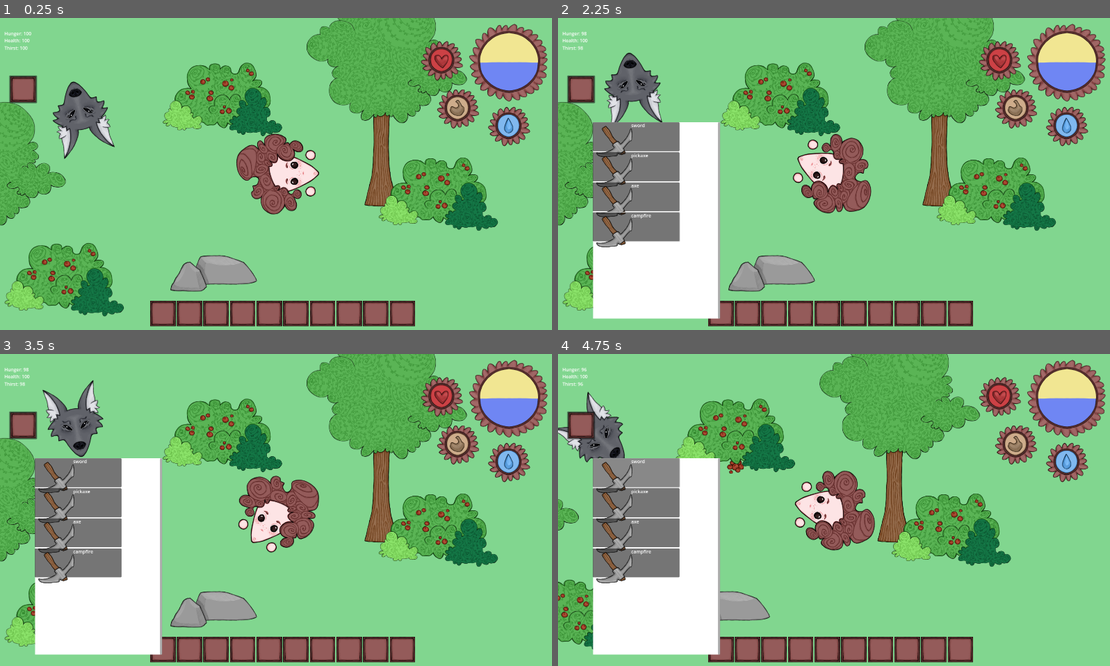
Above: before the commit, frames 1-4 (two rows, left to right).
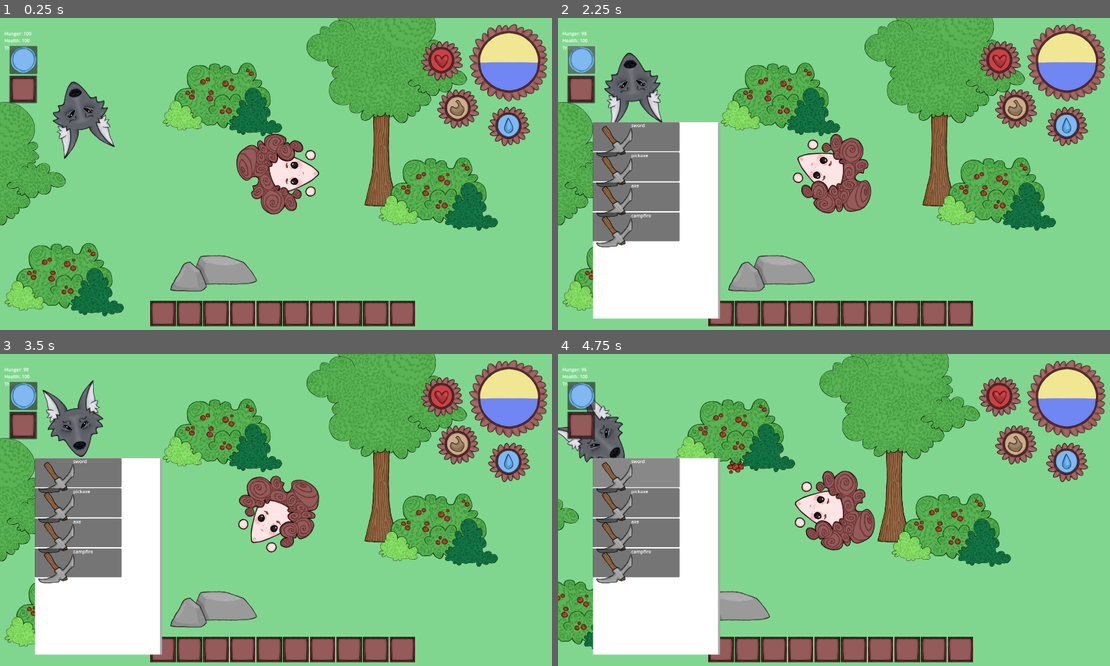
Above: after the commit, the same moments.

Repository: 7riciu/survival-game
Game: Godot game, scene res://scenes/game.tscn
The game is run twice, just before and just after one commit, with the same random seed, the same clock (stepped at 60 frames per second) and the same inputs.
Inputs (mouse positions are in pixels of both pictures, inside the frame that each line leads up to):
- Up to frame 1 (0.25 s): no input
- Up to frame 2 (2.25 s): click (580, 89) at 0.5 s; click "campfire" at 1.25 s; click (580, 58) at 2.02 s
- Up to frame 3 (3.5 s): click (165, 650) at 2.77 s
- Up to frame 4 (4.75 s): tap Enter at 3.5 s; move the mouse to (955, 494) at 3.52 s; hold Right (right) 3.53-4.25 s; tap E (e) at 3.6 s; click (955, 494) at 3.67 s; click "sword" at 4.25 s

The runs differ from the first frame. In frame 1, 0.5% of the frame differs, in the area x 1-7%, y 8-19%; in frame 2, 0.6%, in the area x 1-23%, y 8-72%; in frame 3, 0.5%; in frame 4, 0.5%.

Commit message:
Crafted item appears on the map when you buy it :)

Diff:
--- a/scenes/campfire.tscn
+++ b/scenes/campfire.tscn
@@ -33,7 +33,7 @@
 [sub_resource type="RectangleShape2D" id="RectangleShape2D_63vhv"]
 size = Vector2(258, 89)
 
-[node name="Campfire" type="Node2D"]
+[node name="Campfire" type="Node2D" groups=["campfire"]]
 
 [node name="AnimatedSprite2D" type="AnimatedSprite2D" parent="."]
 sprite_frames = SubResource("SpriteFrames_1v5ef")
--- a/scenes/game.tscn
+++ b/scenes/game.tscn
@@ -1,8 +1,9 @@
-[gd_scene load_steps=11 format=3 uid="uid://b4esk8eblrhvn"]
+[gd_scene load_steps=12 format=3 uid="uid://b4esk8eblrhvn"]
 
 [ext_resource type="PackedScene" uid="uid://q2x0ajymmhdw" path="res://scenes/player.tscn" id="1_uwrxv"]
 [ext_resource type="PackedScene" uid="uid://depikt0b02qx" path="res://scenes/lake.tscn" id="2_lbhrr"]
 [ext_resource type="PackedScene" uid="uid://c6pkfx3ea4e0d" path="res://scenes/tree.tscn" id="2_yqjtg"]
+[ext_resource type="PackedScene" uid="uid://dktme3fmfbojc" path="res://scenes/placement_manager.tscn" id="3_0tnpc"]
 [ext_resource type="PackedScene" uid="uid://ddckudl6jhlc2" path="res://scenes/ui.tscn" id="3_lnu2h"]
 [ext_resource type="PackedScene" uid="uid://ckwvuyrgnghru" path="res://scenes/bush.tscn" id="5_iywne"]
 [ext_resource type="Texture2D" uid="uid://d2u7yye4s1phg" path="res://assets/artlog 1.png" id="7_kvuet"]
@@ -282,6 +283,8 @@
 
 [node name="Camera2D" type="Camera2D" parent="player"]
 
+[node name="Placement_Manager" parent="." instance=ExtResource("3_0tnpc")]
+
 [node name="tree" parent="." instance=ExtResource("2_yqjtg")]
 z_index = 2
 position = Vector2(1077, 324)
--- /dev/null
+++ b/scenes/placement_manager.tscn
@@ -0,0 +1,6 @@
+[gd_scene load_steps=2 format=3 uid="uid://dktme3fmfbojc"]
+
+[ext_resource type="Script" uid="uid://doq5ggj0k6ksd" path="res://scripts/placement_manager.gd" id="1_2q1e6"]
+
+[node name="Placement_Manager" type="Node2D" groups=["placement_manager"]]
+script = ExtResource("1_2q1e6")
--- a/scenes/ui.tscn
+++ b/scenes/ui.tscn
@@ -123,3 +123,10 @@
 offset_top = 199.0
 offset_right = 32.0
 offset_bottom = 199.0
+
+[node name="tick" type="Button" parent="."]
+offset_left = 33.0
+offset_top = 97.0
+offset_right = 129.0
+offset_bottom = 194.0
+icon = ExtResource("17_ycmcx")
--- a/scripts/crafting_item.gd
+++ b/scripts/crafting_item.gd
@@ -59,3 +59,7 @@
 func craft_campfire():
 	if wood_amount >= 10:
 		inventory_data.remove(wood_item, 10)
+		var placer = get_tree().get_first_node_in_group("placement_manager")
+		var campfire_scene = load("res://scenes/campfire.tscn")
+		var spawn_pos = Vector2(400, 200)
+		placer.start_placing(campfire_scene, spawn_pos)
--- a/scripts/dragable_item.gd
+++ b/scripts/dragable_item.gd
@@ -1,25 +1,22 @@
-extends Node
+extends Node2D
 
-var dragging: bool = false
-var offset: Vector2 = Vector2.ZERO
+var dragging := false
+var offset := Vector2.ZERO
 
 func _input(event: InputEvent) -> void:
-	if event is InputEventMouseButton:
-		if event.button_index == MOUSE_BUTTON_LEFT:
-			if event.pressed:
-				var mouse_pos = get_viewport().get_global_mouse_position()
-				if get_viewport().get_camera_2d():
-					mouse_pos = get_viewport().get_camera_2d().get_global_transform().affine_inverse().xform(mouse_pos)
-					var item_rect = Rect2(global_position - Vector2(16,16), Vector2(32,32))
-					if item_rect.has_point(mouse_pos):
-						dragging = true
-						offset = global_position - mouse_pos
-				else:
-					dragging = false
+	if event is InputEventMouseButton and event.button_index == MOUSE_BUTTON_LEFT:
+		if event.pressed:
+			var mouse_pos := get_global_mouse_position()
 
-func _process(_delta):
+			var item_rect := Rect2(global_position - Vector2(16, 16), Vector2(32, 32))
+
+			if item_rect.has_point(mouse_pos):
+				dragging = true
+				offset = global_position - mouse_pos
+		else:
+			dragging = false
+
+
+func _process(_delta: float) -> void:
 	if dragging:
-		var mouse_pos = get_viewport().get_mouse_position()
-		if get_viewport().get_camera_2d():
-			mouse_pos = get_viewport().get_camera_2d().get_global_transform().affine_inverse().xform(mouse_pos)
-		global_position = mouse_pos + offset
+		global_position = get_global_mouse_position() + offset
--- /dev/null
+++ b/scripts/placement_manager.gd
@@ -0,0 +1,16 @@
+extends Node
+
+var current_item: Node2D = null
+
+func start_placing(scene: PackedScene, position: Vector2):
+	if current_item:
+		current_item.queue_free()
+	current_item = scene.instantiate()
+	add_child(current_item)
+	current_item.position = position
+	current_item.modulate.a = 0.5
+
+func confirm_placement():
+	if current_item:
+		current_item.modulate.a = 1
+		current_item = null
Not shown, added: scripts/placement_manager.gd.uid
